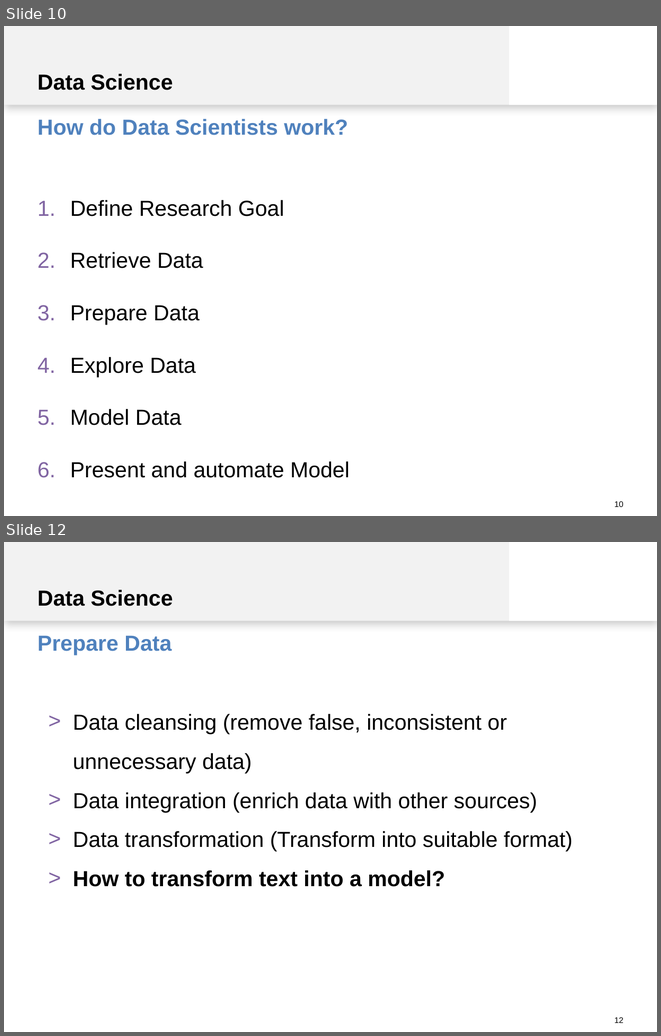
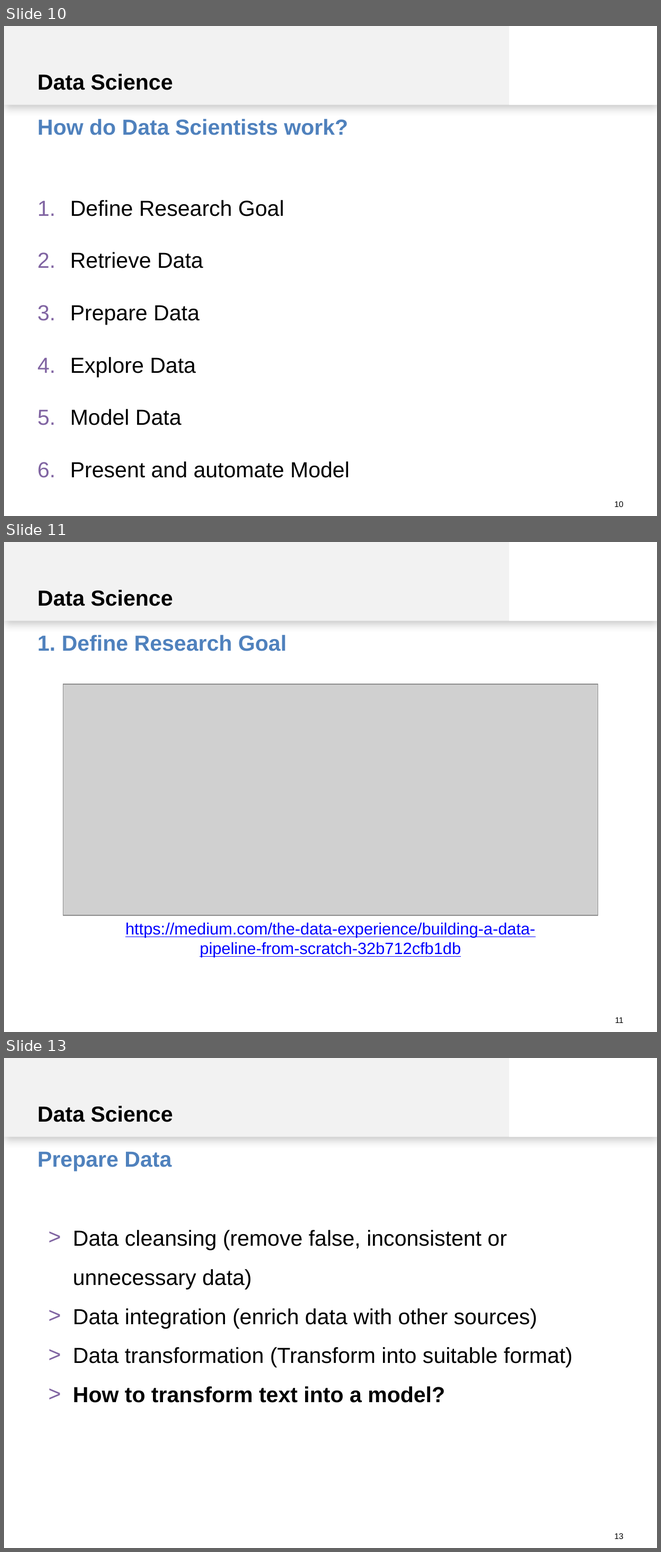
Before and after one commit to spinfo/LSS_DLwithText, a slide deck: docs/introduction.pptx. Shown one above the other, each under a label of ours: slides 10 and 12 before the commit, slides 10, 11 and 13 after it; the slides between them are not shown. The pictures are 661x1036 and 661x1552 pixels, drawn with LibreOffice and Linux fonts; fonts in the diff are those of the drawing; grey boxes stand for pictures. Boxes give left, top, right and bottom in pixels: in the first picture for what was removed or moved away, otherwise in the second. Text is boxed around its words. In the diff, an @@ line names an element or a change of style, - is before the commit and + after.

```diff
--- a/docs/introduction.pptx
+++ b/docs/introduction.pptx
@@ slide 11 added at [4,542,657,1032], background #FFFFFF; not listed: 3 template elements that a slide beside it also shows @@
@@ text added at [37,590,173,606], 24 pt, text #000000, bold @@
+Data Science
@@ text added at [37,635,286,651], 24 pt, text #4F81BD, bold @@
+1. Define Research Goal
@@ picture added at [63,685,598,916] @@
@@ text added at [125,922,535,957], 18 pt, text #0000FF, underline @@
+https://medium.com/the-data-experience/building-a-data-pipeline-from-scratch-32b712cfb1db
@@ what was slide 12 is now slide 13 @@
@@ page number at [615,1533,624,1539]: text changed @@
-12
+13
```
Also in this commit, not shown: 5 slides changed, 2 other slides added, 1 other file.
